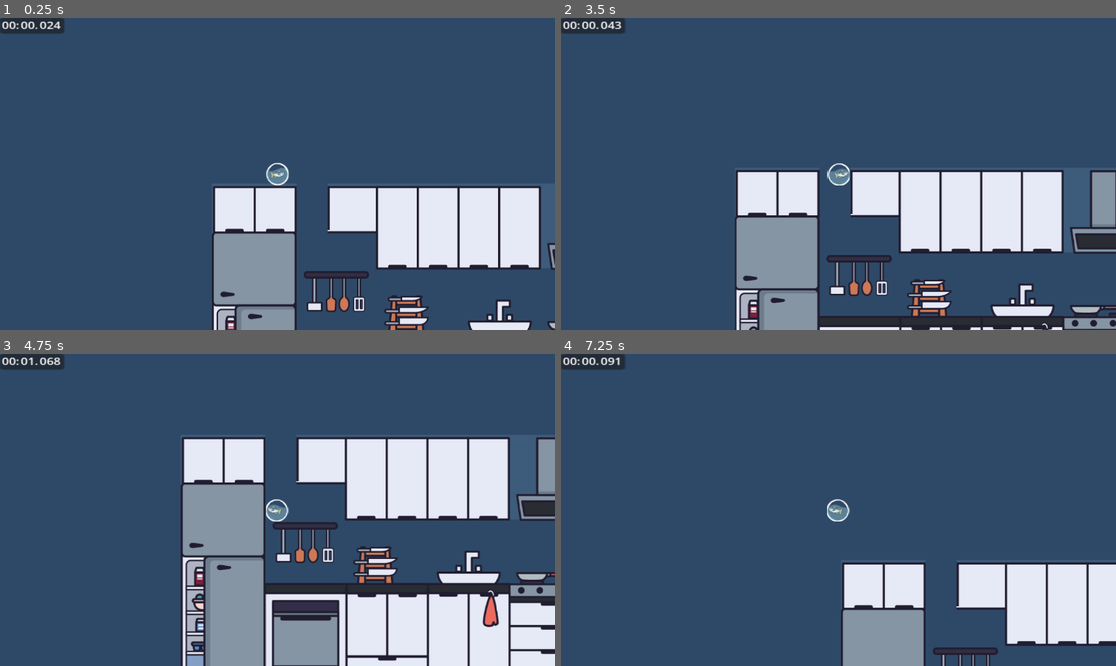
Above: before the commit, frames 1-4 (two rows, left to right).
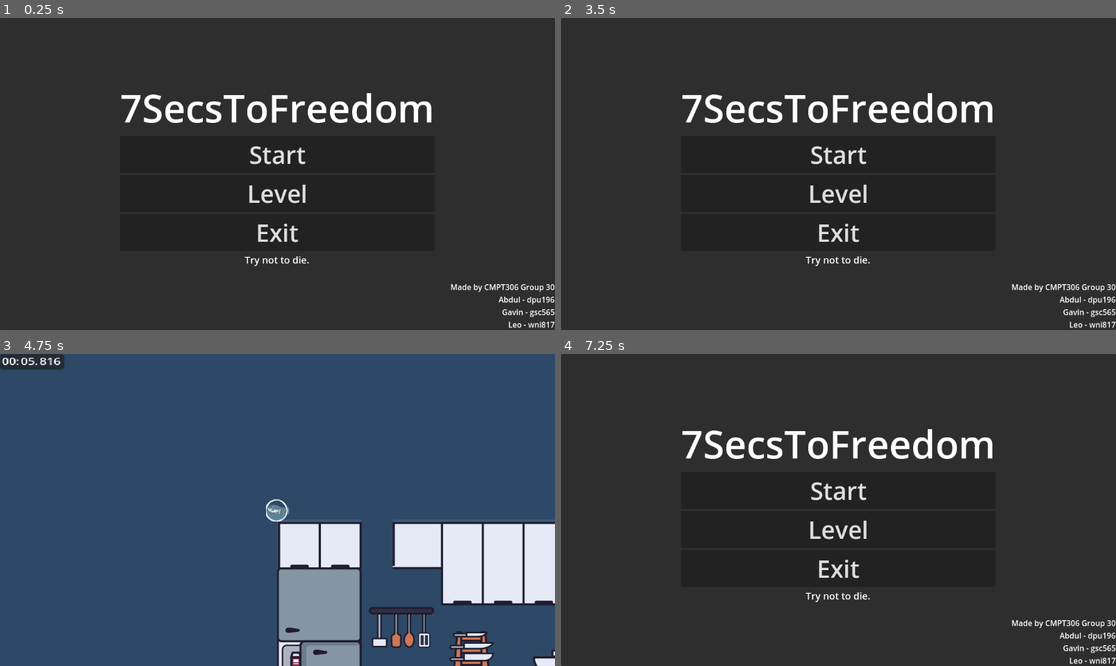
Above: after the commit, the same moments.

Repository: remker1/7SecsToFreedom
Game: Godot game, scene res://Scenes/main.tscn
Two runs of this game, one before a commit and one after it. Both use one fixed random seed, a clock stepped at 60 frames per second and the inputs below. Before the commit the project starts from res://Scenes/level_0_game_scene.tscn.
Inputs (mouse positions are in pixels of both pictures, inside the frame that each line leads up to):
- Up to frame 1 (0.25 s): no input
- Up to frame 2 (3.5 s): click (838, 192) at 0.5 s, where only the run after the commit has a clickable "Level"; click (838, 155) at 1.25 s, where only the run after the commit has a clickable "Start"; tap Enter (ui_accept) at 2, 2.27, 3.02 s; hold Right (ui_right) from 2.03 s (still down)
- Up to frame 3 (4.75 s): release Right (ui_right) at 3.5 s; click (277, 491) at 3.5 s, where only the run after the commit has a clickable "Start"; hold Left (ui_left) from 4.28 s (still down)
- Up to frame 4 (7.25 s): release Left (ui_left) at 5.03 s; hold Right (ui_right) 5.03-6.53 s; tap Enter (ui_accept) at 5.27, 6.02, 6.77 s; hold Left (ui_left) from 6.53 s (still down)

The runs differ from the first frame. In frame 1, 97% of the frame differs, in the area x 0-100%, y 0-100%; in frame 2, 95%; in frame 3, 42%; in frame 4, 98%.
Error in both runs: Cannot call method 'play' on a null value. (res://Scripts/fish_bowl.gd:26)

Commit message:
Old main is problematic, making LeoBranch new main and replacing old main

Diff:
--- a/level-1/Scenes/canvas_layer.gd
+++ /dev/null
@@ -1,11 +0,0 @@
-extends CanvasLayer
-
-
-# Called when the node enters the scene tree for the first time.
-func _ready() -> void:
-	pass # Replace with function body.
-
-
-# Called every frame. 'delta' is the elapsed time since the previous frame.
-func _process(delta: float) -> void:
-	pass
--- a/level-1/Scenes/level_0_game_scene.tscn
+++ b/level-1/Scenes/level_0_game_scene.tscn
@@ -1,9 +1,8 @@
-[gd_scene load_steps=11 format=4 uid="uid://eo5d465grok0"]
+[gd_scene load_steps=10 format=4 uid="uid://eo5d465grok0"]
 
 [ext_resource type="Texture2D" uid="uid://bd30t7sdmb68d" path="res://Assets/background-1.png" id="1_rrpyv"]
 [ext_resource type="PackedScene" uid="uid://cd6en602ehxvv" path="res://Scenes/fish_bowl_player.tscn" id="2_yoq6n"]
-[ext_resource type="Script" path="res://Scenes/canvas_layer.gd" id="3_r3b04"]
-[ext_resource type="Script" path="res://Scenes/panel.gd" id="4_m0und"]
+[ext_resource type="Script" path="res://Scripts/panel.gd" id="3_wbedp"]
 
 [sub_resource type="TileSetAtlasSource" id="TileSetAtlasSource_iec6f"]
 texture = ExtResource("1_rrpyv")
@@ -6128,13 +6127,12 @@
 position = Vector2(152, 107)
 
 [node name="CanvasLayer" type="CanvasLayer" parent="FishBowl"]
-script = ExtResource("3_r3b04")
 
 [node name="Panel" type="Panel" parent="FishBowl/CanvasLayer"]
 offset_right = 34.0
 offset_bottom = 29.0
 scale = Vector2(3.91844, 1.12544)
-script = ExtResource("4_m0und")
+script = ExtResource("3_wbedp")
 metadata/_edit_use_anchors_ = true
 
 [node name="Minutes" type="Label" parent="FishBowl/CanvasLayer/Panel"]
--- a/level-1/Scenes/main.tscn
+++ b/level-1/Scenes/main.tscn
@@ -24,48 +24,60 @@
 grow_horizontal = 2
 grow_vertical = 2
 
-[node name="Label" type="Label" parent="UICanvas/MainMenu/Panel"]
-layout_mode = 2
-offset_left = 312.0
-offset_top = 80.0
-offset_right = 854.0
-offset_bottom = 190.0
+[node name="Group Info" type="Label" parent="UICanvas/MainMenu/Panel"]
+layout_mode = 1
+anchors_preset = 3
+anchor_left = 1.0
+anchor_top = 1.0
+anchor_right = 1.0
+anchor_bottom = 1.0
+offset_left = -217.0
+offset_top = -101.0
+grow_horizontal = 0
+grow_vertical = 0
+text = "Made by CMPT306 Group 30
+Abdul - dpu196
+Gavin - gsc565
+Leo - wni817"
+horizontal_alignment = 2
+
+[node name="CenterContainer" type="CenterContainer" parent="UICanvas/MainMenu/Panel"]
+layout_mode = 1
+anchors_preset = 15
+anchor_right = 1.0
+anchor_bottom = 1.0
+grow_horizontal = 2
+grow_vertical = 2
+
+[node name="VBoxContainer" type="VBoxContainer" parent="UICanvas/MainMenu/Panel/CenterContainer"]
+layout_mode = 2
+alignment = 1
+
+[node name="Title" type="Label" parent="UICanvas/MainMenu/Panel/CenterContainer/VBoxContainer"]
+layout_mode = 2
 theme_override_font_sizes/font_size = 80
-text = "Make It Count"
-
-[node name="CenterContainer" type="CenterContainer" parent="UICanvas/MainMenu/Panel"]
-layout_mode = 1
-anchors_preset = 15
-anchor_right = 1.0
-anchor_bottom = 1.0
-grow_horizontal = 2
-grow_vertical = 2
-
-[node name="VBoxContainer" type="VBoxContainer" parent="UICanvas/MainMenu/Panel/CenterContainer"]
-layout_mode = 2
-alignment = 1
+text = "7SecsToFreedom"
+horizontal_alignment = 1
 
 [node name="Start" type="Button" parent="UICanvas/MainMenu/Panel/CenterContainer/VBoxContainer"]
 layout_mode = 2
 theme_override_font_sizes/font_size = 50
 text = "Start"
 
+[node name="Level" type="Button" parent="UICanvas/MainMenu/Panel/CenterContainer/VBoxContainer"]
+layout_mode = 2
+theme_override_font_sizes/font_size = 50
+text = "Level"
+
 [node name="Exit" type="Button" parent="UICanvas/MainMenu/Panel/CenterContainer/VBoxContainer"]
 layout_mode = 2
 theme_override_font_sizes/font_size = 50
 text = "Exit"
 
-[node name="Label" type="Label" parent="UICanvas/MainMenu/Panel/CenterContainer/VBoxContainer"]
-layout_mode = 2
-text = "Made by Sihan Liu for GameJam"
-
-[node name="Label2" type="Label" parent="UICanvas/MainMenu/Panel/CenterContainer/VBoxContainer"]
+[node name="Slogen" type="Label" parent="UICanvas/MainMenu/Panel/CenterContainer/VBoxContainer"]
 layout_mode = 2
 theme_override_font_sizes/font_size = 20
-text = "w,a,s,d for directions
-Chase the hearts, find happiness, see who last the longest.
-if you hits furnitures, your happiness will reduce.
-try ot to hit the furnitures, you will lose happiniess!"
+text = "Try not to die."
 horizontal_alignment = 1
 
 [node name="PulseMenu" type="Control" parent="UICanvas"]
@@ -178,11 +190,12 @@
 horizontal_alignment = 1
 
 [connection signal="pressed" from="UICanvas/MainMenu/Panel/CenterContainer/VBoxContainer/Start" to="UICanvas" method="_on_start_pressed"]
+[connection signal="pressed" from="UICanvas/MainMenu/Panel/CenterContainer/VBoxContainer/Level" to="UICanvas" method="_on_level_pressed"]
 [connection signal="pressed" from="UICanvas/MainMenu/Panel/CenterContainer/VBoxContainer/Exit" to="UICanvas" method="_on_exit_pressed"]
 [connection signal="pressed" from="UICanvas/PulseMenu/Panel/CenterContainer/VBoxContainer/Continue" to="UICanvas" method="_on_continue_pressed"]
 [connection signal="pressed" from="UICanvas/PulseMenu/Panel/CenterContainer/VBoxContainer/MainPage" to="UICanvas" method="_on_main_page_pressed"]
 [connection signal="pressed" from="UICanvas/PulseMenu/Panel/CenterContainer/VBoxContainer/PulseExit" to="UICanvas" method="_on_pulse_exit_pressed"]
 [connection signal="pressed" from="UICanvas/GameOverMenu/Panel/CenterContainer/VBoxContainer/OverBackMain" to="UICanvas" method="_on_over_back_main_pressed"]
 [connection signal="pressed" from="UICanvas/GameOverMenu/Panel/CenterContainer/VBoxContainer/OverBackMain" to="UICanvas" method="_on_start_pressed"]
+[connection signal="pressed" from="UICanvas/GameOverMenu/Panel/CenterContainer/VBoxContainer/OverExit" to="UICanvas" method="_on_over_exit_pressed"]
 [connection signal="pressed" from="UICanvas/GameOverMenu/Panel/CenterContainer/VBoxContainer/OverExit" to="UICanvas" method="_on_exit_pressed"]
-[connection signal="pressed" from="UICanvas/GameOverMenu/Panel/CenterContainer/VBoxContainer/OverExit" to="UICanvas" method="_on_over_exit_pressed"]
--- a/level-1/Scenes/panel.gd
+++ /dev/null
@@ -1,27 +0,0 @@
-extends Panel
-
-var time: float = 0.0
-var minutes: int = 0
-var seconds: int = 0
-var msec: int = 0
-
-# Called every frame. 'delta' is the elapsed time since the previous frame.
-func _process(delta: float) -> void:
-	time += delta
-	msec = fmod(time, 1) * 100
-	seconds = fmod(time, 60)
-	minutes = fmod(time, 3600) / 60
-	$Minutes.text = "%02d:" % minutes
-	$Seconds.text = "%02d." % seconds
-	$Msecs.text = "%03d" % msec
-
-	if time >= 7.0:
-		stop()
-
-func stop() -> void:
-	set_process(false)
-	get_tree().reload_current_scene() # reloading current scene if we exceed 7 seconds
-
-
-func get_time_formateed() -> String:
-	return "%02d:%02d.%03d" % [minutes, seconds, msec]
--- a/level-1/Scripts/panel.gd
+++ b/level-1/Scripts/panel.gd
@@ -1,27 +1,33 @@
 extends Panel
 
-var time: float = 0.0
+var time: float = 7.0  # Start the countdown from 7 seconds
 var minutes: int = 0
 var seconds: int = 0
 var msec: int = 0
 
-# Called every frame. 'delta' is the elapsed time since the previous frame.
 func _process(delta: float) -> void:
-	time += delta
-	msec = fmod(time, 1) * 100
-	seconds = fmod(time, 60)
-	minutes = fmod(time, 3600) / 60
+	time -= delta  # Decrement the time
+	if time < 0:
+		time = 0  # Ensure it doesn't go below 0
+
+#Calculate minutes, seconds, and milliseconds from time
+	msec = int(fmod(time, 1) * 1000)
+	seconds = int(fmod(time, 60))
+	minutes = int(time / 60)
+
+#Update text labels with formatted time
 	$Minutes.text = "%02d:" % minutes
 	$Seconds.text = "%02d." % seconds
 	$Msecs.text = "%03d" % msec
 
-	if time >= 7.0:
+#Stop the countdown when time reaches 0
+	if time <= 0:
 		stop()
 
 func stop() -> void:
 	set_process(false)
-	get_tree().reload_current_scene() # reloading current scene if we exceed 7 seconds
+	# Perform any action when the countdown ends
+	get_tree().reload_current_scene()  # Example action: Reload current scene
 
-
-func get_time_formateed() -> String:
+func get_time_formatted() -> String:
 	return "%02d:%02d.%03d" % [minutes, seconds, msec]
--- a/level-1/Scripts/ui_manager.gd
+++ b/level-1/Scripts/ui_manager.gd
@@ -1,11 +1,10 @@
 extends CanvasLayer
 
-const GAME_SCENE = preload("res://Scenes/game_scene.tscn")
+const GAME_SCENE = preload("res://Scenes/level_0_game_scene.tscn")
 var game_scene : Node2D
 @onready var main_menu: Control = $MainMenu
 @onready var pulse_menu: Control = $PulseMenu
 @onready var game_over_menu: Control = $GameOverMenu
-@onready var time: Label = $GameOverMenu/Panel/Time
 
 var starttime
 
@@ -19,11 +18,12 @@
 func _on_start_pressed() -> void:
 	game_scene = GAME_SCENE.instantiate()
 	get_parent().add_child(game_scene)
-	game_scene.game_over.connect(_on_game_scene_game_over)
+	#game_scene.game_over.connect(_on_game_scene_game_over)
 	main_menu.hide()
 	get_tree().paused = false
-	starttime = Time.get_unix_time_from_system()
 
+func _on_level_pressed() -> void:
+	pass # Replace with function body.
 
 func _on_exit_pressed() -> void:
 	get_tree().quit()
@@ -63,8 +63,4 @@
 
 func _on_game_scene_game_over() -> void:
 	game_over_menu.show()
-	var endtime = Time.get_unix_time_from_system()
-	var timetaken = endtime - starttime
-	var datetime = Time.get_datetime_dict_from_unix_time(timetaken)
-	time.text = "Time Taken: "+str(datetime["hour"])+" : "+str(datetime["minute"])+" : " + str(datetime["second"])
 	game_scene.queue_free()
--- a/level-1/project.godot
+++ b/level-1/project.godot
@@ -11,7 +11,7 @@
 [application]
 
 config/name="Level-1"
-run/main_scene="res://Scenes/level_0_game_scene.tscn"
+run/main_scene="res://Scenes/main.tscn"
 config/features=PackedStringArray("4.3", "GL Compatibility")
 config/icon="res://icon.svg"
 
@@ -19,7 +19,16 @@
 
 BackgroundMusic="*res://Scenes/background_music.tscn"
 
+[input]
+
+Quit={
+"deadzone": 0.5,
+"events": [Object(InputEventKey,"resource_local_to_scene":false,"resource_name":"","device":-1,"window_id":0,"alt_pressed":false,"shift_pressed":false,"ctrl_pressed":false,"meta_pressed":false,"pressed":false,"keycode":0,"physical_keycode":4194305,"key_label":0,"unicode":0,"location":0,"echo":false,"script":null)
+]
+}
+
 [rendering]
 
+textures/canvas_textures/default_texture_filter=0
 renderer/rendering_method="gl_compatibility"
 renderer/rendering_method.mobile="gl_compatibility"
Not shown: 1 places in level-1/Scenes/main.tscn that only renumber resources
Not shown, changed: level-1/icon.svg.import
